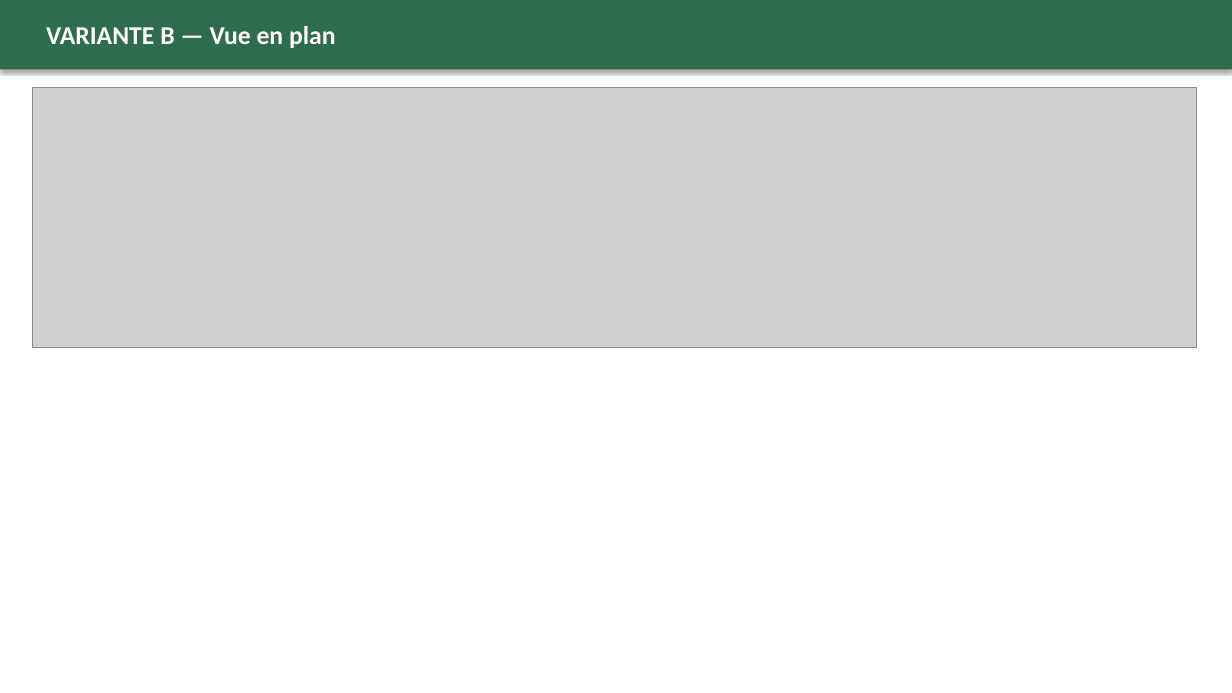
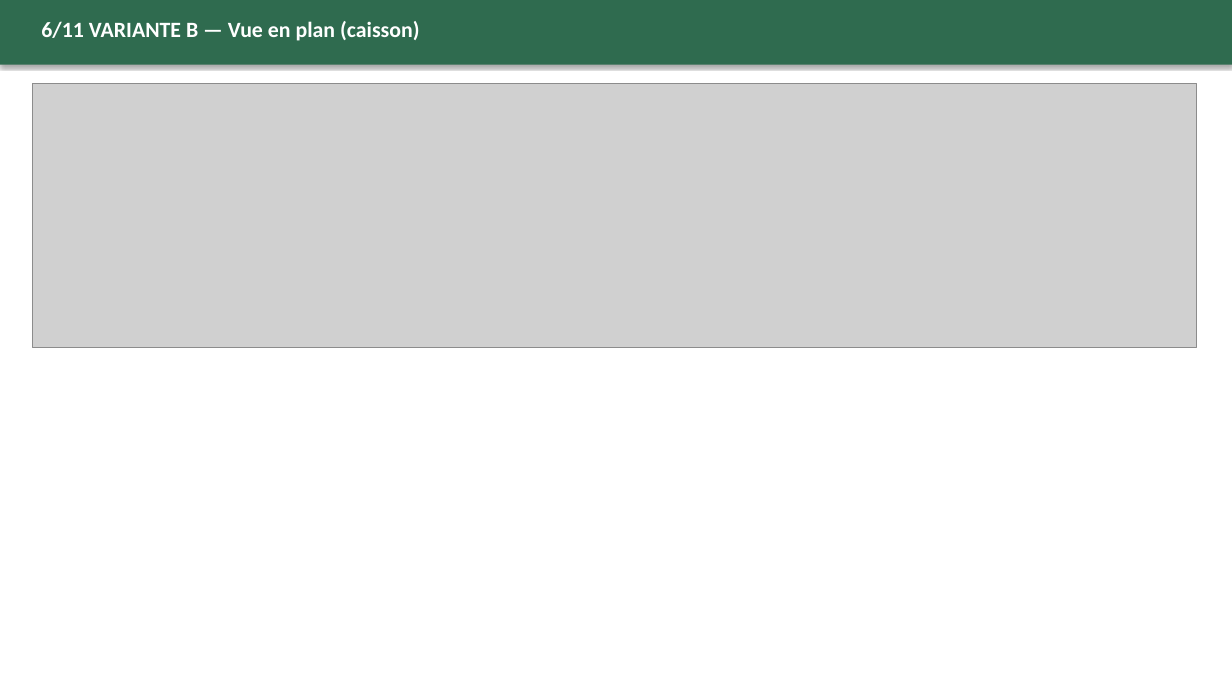
Before and after one commit to Mamady10/konadata-pwa, a slide deck: slide 6 of exports/Conceptions_Architecturales_Variantes_Pont.pptx (slide 7 before the commit). Drawn at 1232x693 pixels with LibreOffice and Linux fonts; fonts in the diff are those of the drawing; grey boxes stand for pictures. Boxes give left, top, right and bottom in pixels: in the first picture for what was removed or moved away, otherwise in the second. Text is boxed around its words. In the diff, an @@ line names an element or a change of style, - is before the commit and + after.

```diff
--- a/exports/Conceptions_Architecturales_Variantes_Pont.pptx
+++ b/exports/Conceptions_Architecturales_Variantes_Pont.pptx
@@ rectangle: place and size @@
-rectangle at [0, 0, 1232, 69]
+rectangle at [0, 0, 1232, 65]
@@ text at [41, 21, 420, 41]: text changed; size 20 to 17 pt @@
-VARIANTE B — Vue en plan
+6/11 VARIANTE B — Vue en plan (caisson)
@@ picture: place and size @@
-picture at [32, 88, 1197, 348]
+picture at [32, 83, 1197, 348]
```
Also in this commit, not shown: 9 other slides changed, 1 slide added, 3 slides removed, 8 other files.
